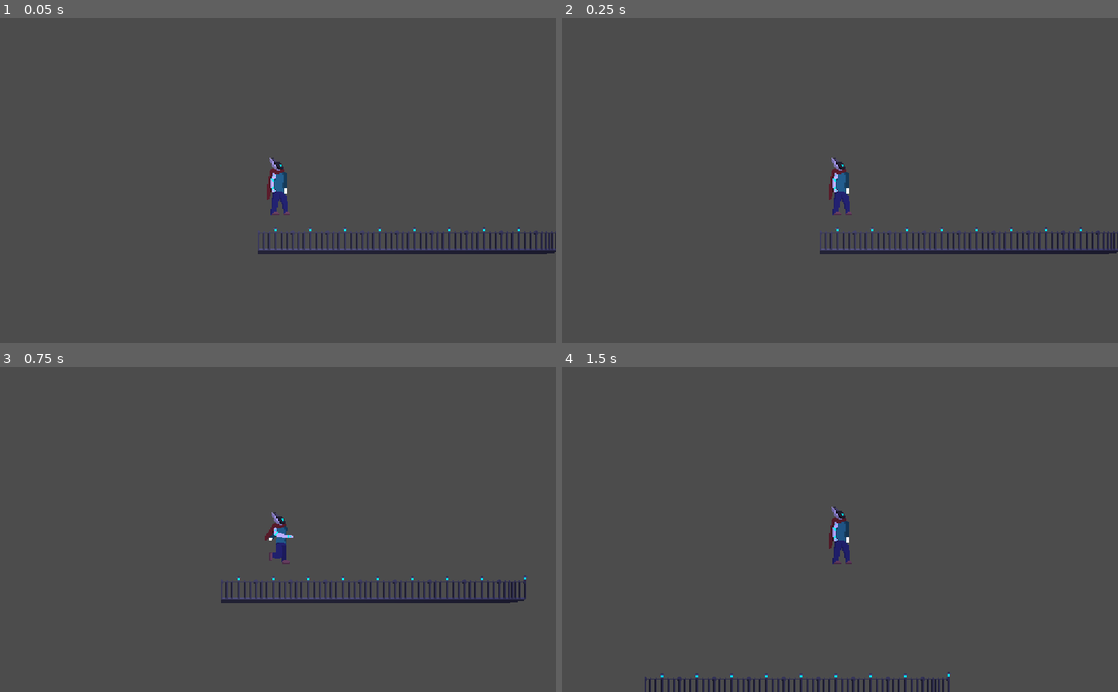
Above: before the commit, frames 1-4 (two rows, left to right).
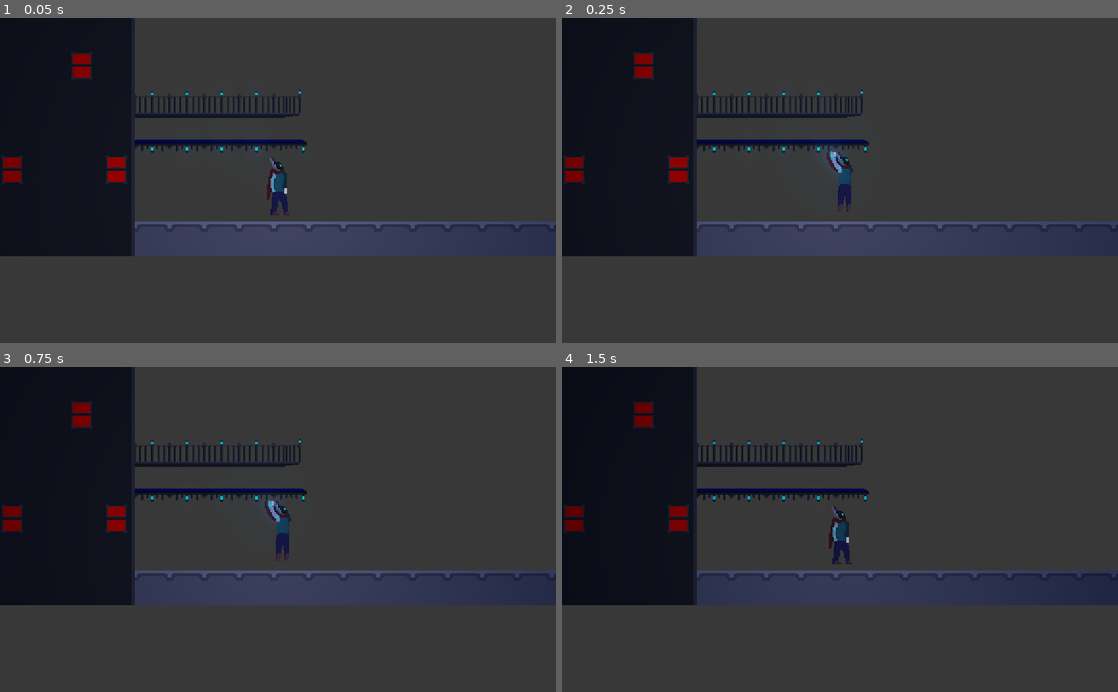
Above: after the commit, the same moments.

Repository: ectucker1/KSUJam_2020
Game: Godot game, scene res://TestStage.tscn
The game is run twice, just before and just after one commit, with the same random seed, the same clock (stepped at 60 frames per second) and the same inputs.
Inputs (mouse positions are in pixels of both pictures, inside the frame that each line leads up to):
- Up to frame 1 (0.05 s): no input
- Up to frame 2 (0.25 s): no input
- Up to frame 3 (0.75 s): tap Enter at 0.5 s; move the mouse to (400, 513) at 0.52 s; hold D (move_right) from 0.53 s (still down); hold Right mouse button (move_recall) from 0.53 s (still down)
- Up to frame 4 (1.5 s): keep holding D (move_right); tap Space (move_jump) at 0.77 s; move the mouse to (728, 545) at 1.27 s; release Right mouse button (move_recall) at 1.28 s; click (728, 545) at 1.35 s

The runs differ from the first frame. In frame 1, 24% of the frame differs, in the area x 0-100%, y 0-74%; in frame 2, 24%; in frame 3, 25%; in frame 4, 28%, in the area x 0-100%, y 0-100%.

Commit message:
Glow effects and more map layout

Diff:
--- a/Core/Dagger.tscn
+++ b/Core/Dagger.tscn
@@ -69,7 +69,7 @@
 "times": PoolRealArray( 0, 1.5, 3 ),
 "transitions": PoolRealArray( 1, 1, 1 ),
 "update": 0,
-"values": [ 1.0, 0.7, 1.0 ]
+"values": [ 1.0, 0.9, 1.0 ]
 }
 
 [node name="Dagger" type="KinematicBody2D"]
@@ -97,6 +97,7 @@
 [node name="Light2D" type="Light2D" parent="."]
 texture = ExtResource( 3 )
 texture_scale = 0.5
+energy = 0.5
 
 [node name="AnimationPlayer" type="AnimationPlayer" parent="Light2D"]
 autoplay = "Breathe"
--- /dev/null
+++ b/Core/Effects.tscn
@@ -0,0 +1,19 @@
+[gd_scene load_steps=2 format=2]
+
+[sub_resource type="Environment" id=1]
+background_mode = 4
+glow_enabled = true
+glow_blend_mode = 0
+adjustment_enabled = true
+adjustment_brightness = 0.74
+
+[node name="Effects" type="Node2D"]
+
+[node name="CanvasModulate" type="CanvasModulate" parent="."]
+color = Color( 0.0117647, 0.129412, 0.576471, 1 )
+__meta__ = {
+"_editor_description_": ""
+}
+
+[node name="WorldEnvironment" type="WorldEnvironment" parent="."]
+environment = SubResource( 1 )
--- a/Core/Lighting.tscn
+++ /dev/null
@@ -1,6 +0,0 @@
-[gd_scene format=2]
-
-[node name="CanvasLayer" type="CanvasLayer"]
-
-[node name="CanvasModulate" type="CanvasModulate" parent="."]
-color = Color( 0.14902, 0.0196078, 0.435294, 1 )
--- a/TestStage.tscn
+++ b/TestStage.tscn
@@ -1,49 +1,14 @@
-[gd_scene load_steps=6 format=2]
+[gd_scene load_steps=4 format=2]
 
 [ext_resource path="res://Core/Player.tscn" type="PackedScene" id=1]
 [ext_resource path="res://Assets/Maps/demo.tmx" type="PackedScene" id=2]
-
-[sub_resource type="Environment" id=1]
-
-[sub_resource type="Shader" id=2]
-code = "shader_type canvas_item;
-
-float brightness(vec3 color) {
-	return 0.2126 * color.r + 0.7152 * color.g + 0.0722 * color.b;
-}
-
-void fragment() {
-	vec3 sample = textureLod(SCREEN_TEXTURE, SCREEN_UV, 0.0).rgb;
-	if (brightness(sample) > 0.7) {
-		COLOR.rgb = sample;
-	} else {
-		COLOR.rgb = vec3(0.0, 0.0, 0.0);
-	}
-}"
-
-[sub_resource type="ShaderMaterial" id=3]
-shader = SubResource( 2 )
+[ext_resource path="res://Core/Effects.tscn" type="PackedScene" id=3]
 
 [node name="Node2D" type="Node2D"]
 
 [node name="Player" parent="." instance=ExtResource( 1 )]
-position = Vector2( 18.3379, 221.655 )
+position = Vector2( 310.139, 1529.87 )
 
-[node name="demo" parent="." instance=ExtResource( 2 )]
+[node name="Tilemap" parent="." instance=ExtResource( 2 )]
 
-[node name="CanvasModulate" type="CanvasModulate" parent="."]
-color = Color( 0.278431, 0.258824, 0.901961, 1 )
-
-[node name="WorldEnvironment" type="WorldEnvironment" parent="."]
-environment = SubResource( 1 )
-
-[node name="CanvasLayer" type="CanvasLayer" parent="."]
-
-[node name="ClipBright" type="ColorRect" parent="CanvasLayer"]
-visible = false
-material = SubResource( 3 )
-anchor_right = 1.0
-anchor_bottom = 1.0
-__meta__ = {
-"_edit_use_anchors_": false
-}
+[node name="Effects" parent="." instance=ExtResource( 3 )]
Not shown, changed: Assets/Maps/demo.tmx
Not shown, changed: Assets/Maps/sunset.tsx
Binary file added: Assets/Tiles/RoofEdgeMirror.png
Not shown, added: Assets/Tiles/RoofEdgeMirror.png.import
Binary file added: Assets/Tiles/balconyEdgeMirror.png
Not shown, added: Assets/Tiles/balconyEdgeMirror.png.import
Binary file added: Assets/Tiles/floor.png
Not shown, added: Assets/Tiles/floor.png.import
Binary file added: Assets/Tiles/floorCracked.png
Not shown, added: Assets/Tiles/floorCracked.png.import
Binary file added: Assets/Tiles/floorLittleGrass.png
Not shown, added: Assets/Tiles/floorLittleGrass.png.import
(and 14 more such lines)
